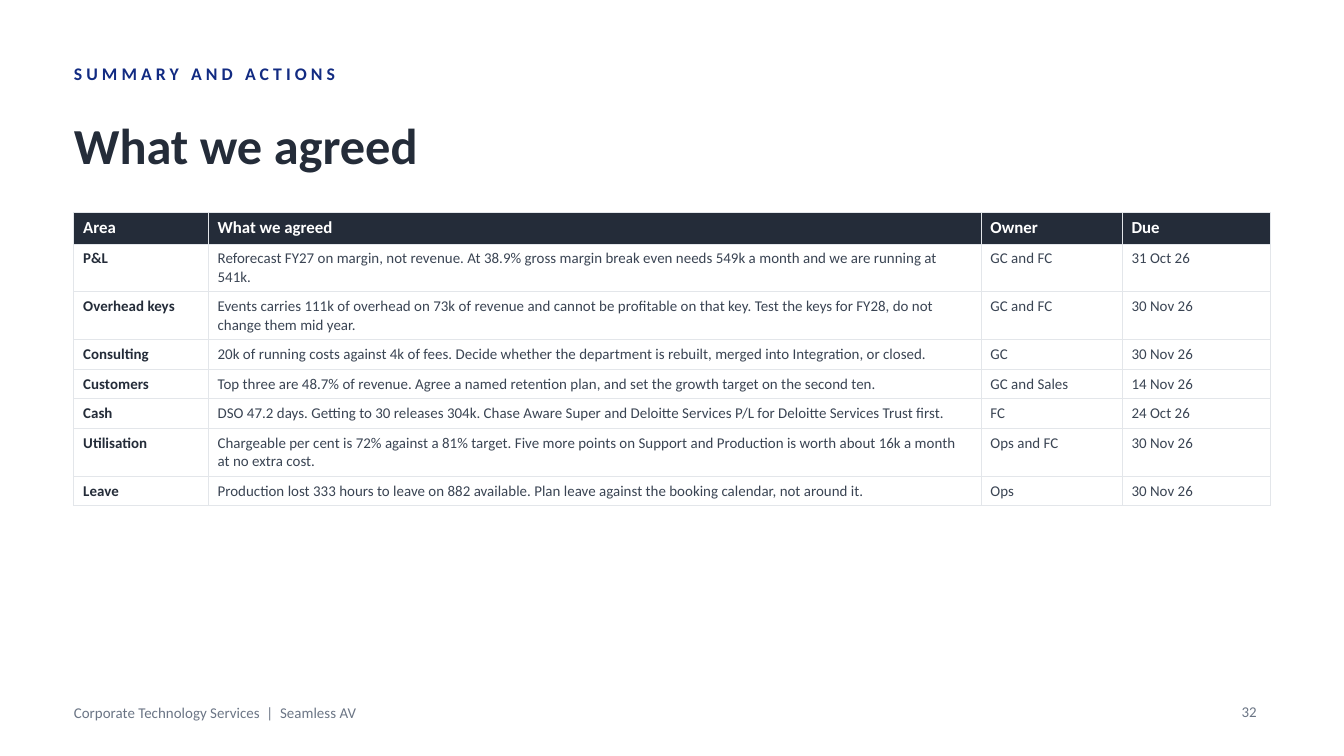
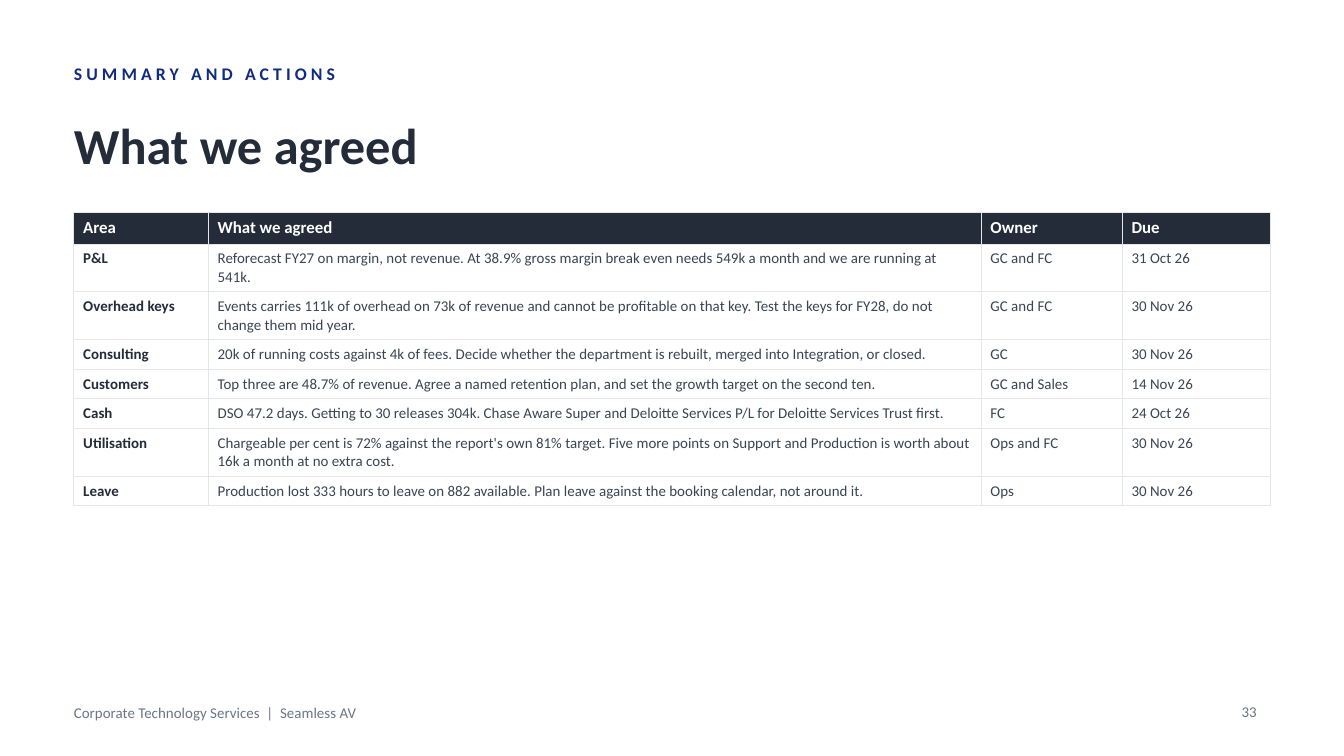
Before and after one commit to WesleyNelson-O33/Claude, a slide deck: slide 33 of deck/CTS Monthly Business Review - September 2026.pptx (slide 32 before the commit). Drawn at 1344x756 pixels with LibreOffice and Linux fonts; fonts in the diff are those of the drawing. Boxes give left, top, right and bottom in pixels: in the first picture for what was removed or moved away, otherwise in the second. Text is boxed around its words. In the diff, an @@ line names an element or a change of style, - is before the commit and + after.

```diff
--- a/deck/CTS Monthly Business Review - September 2026.pptx
+++ b/deck/CTS Monthly Business Review - September 2026.pptx
@@ table at <box>74,212,1270,503</box> @@
-row 7, column 2: Chargeable per cent is 72% against a 81% target. Five more points on Support and Production is worth about 16k a month at no extra cost.
+row 7, column 2: Chargeable per cent is 72% against the report's own 81% target. Five more points on Support and Production is worth about 16k a month at no extra cost.
@@ page number at <box>1242,707,1257,717</box>: text changed @@
-32
+33
```
Also in this commit, not shown: 1 other slide changed, 1 slide added, 15 other files.
